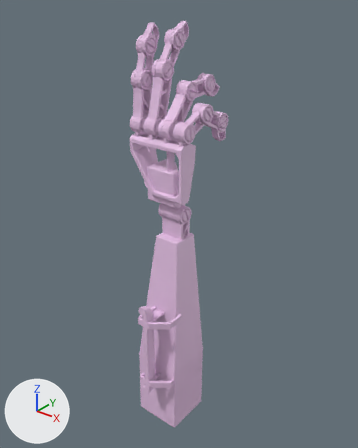
Renders of the FBX model TP Jam 2/Assets/Models/hands_Rig5.fbx from each side of a commit.
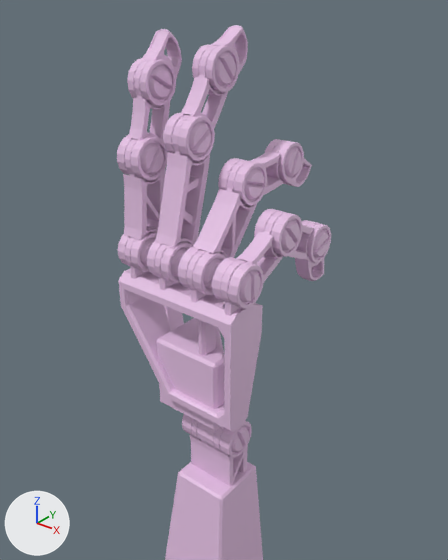
Old and new are each drawn whole from a 50 mm camera at (0.256, -0.306, 0.184) aimed at (-0.012, 0.028, -0.023) and again close up from a 50 mm camera at (0.134, -0.155, 0.172) aimed at (0.0, 0.013, 0.068). Arrows for +X, +Y and +Z are at lower left; the lights stay in place. Where no turn or scale is listed for an object, it has been applied to the vertices.

In view in the first close-up: 'ann1', 'ann2', 'ann3', 'bras', 'ind1', 'ind2', 'ind3', 'main', 'maj1', 'maj2', 'maj3', 'ori1', 'ori2', 'ori3'.
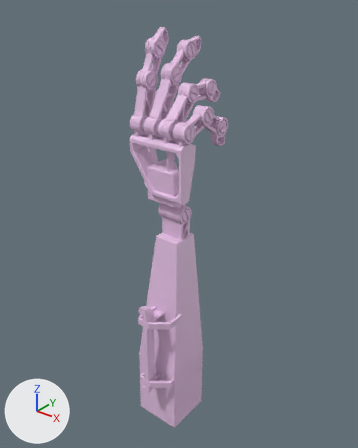
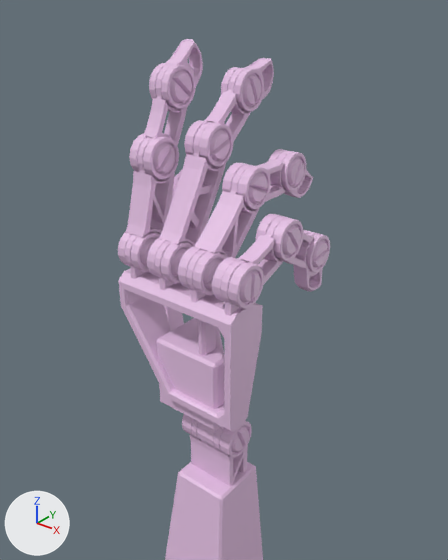
Commit message: Last of the day

Boxes [x1, y1, x2, y2] around the edits, measured in the close-ups (448 x 560 px):
```json
{"object": "maj3", "change": "moved, turned", "before": [147, 114, 210, 283], "after": [147, 122, 226, 283]}
{"object": "maj2", "change": "moved, turned", "before": [163, 45, 228, 161], "after": [184, 68, 251, 167]}
{"object": "ind2", "change": "moved, turned", "before": [117, 60, 170, 181], "after": [129, 64, 188, 179]}
{"object": "ann3", "change": "turned", "before": [178, 160, 257, 296], "after": [178, 165, 260, 296]}
{"object": "ind3", "change": "turned", "before": [118, 138, 165, 272], "after": [118, 136, 175, 272]}
{"object": "ind1", "change": "moved, turned", "before": [127, 29, 182, 106], "after": [149, 39, 203, 109]}
{"object": "maj1", "change": "moved, turned", "before": [192, 25, 248, 92], "after": [221, 58, 274, 111]}
{"object": "ori3", "change": "turned", "before": [212, 211, 287, 309], "after": [212, 216, 288, 309]}
{"object": "ann2", "change": "moved, turned", "before": [218, 140, 291, 206], "after": [222, 151, 292, 209]}
{"object": "ori2", "change": "moved, turned", "before": [254, 209, 320, 260], "after": [255, 214, 319, 268]}
{"object": "ori1", "change": "moved, turned", "before": [295, 220, 331, 281], "after": [293, 230, 330, 292]}
{"object": "ann1", "change": "moved, turned", "before": [265, 139, 312, 187], "after": [268, 149, 313, 198]}
```

The change, as JSON lines over the scene's bpy script:
```json
{"op": "set", "path": "ob_maj2.location", "old": "(-0.015, 0.0117, 0.1207)", "new": "(-0.015, 0.0228, 0.1162)"}
{"op": "set", "path": "ob_maj2.rotation_euler", "old": "(0.96, 0.0, 0.0)", "new": "(0.698, 0.0, 0.0)", "note": "degrees (55, 0, 0) -> degrees (40, 0, 0)"}
{"op": "set", "path": "ob_ann2.rotation_euler", "old": "(0.0873, 0.0, 0.0)", "new": "(0.0, 0.0, 0.0)", "note": "degrees (5, 0, 0) -> degrees (0, 0, 0)"}
{"op": "set", "path": "ob_ann2.location", "old": "(0.0007, 0.0232, 0.1043)", "new": "(0.0007, 0.0256, 0.1021)"}
{"op": "set", "path": "ob_ind2.location", "old": "(-0.0308, 0.0032, 0.1126)", "new": "(-0.0308, 0.0094, 0.1115)"}
{"op": "set", "path": "ob_ind2.rotation_euler", "old": "(1.309, 0.0, 0.0)", "new": "(1.134, 0.0, 0.0)", "note": "degrees (75, 0, 0) -> degrees (65, 0, 0)"}
{"op": "set", "path": "ob_ori2.location", "old": "(0.0164, 0.0244, 0.0877)", "new": "(0.0164, 0.0253, 0.0855)"}
{"op": "set", "path": "ob_ori2.rotation_euler", "old": "(-0.436, 0.0, 0.0)", "new": "(-0.524, 0.0, 0.0)", "note": "degrees (-25, 0, 0) -> degrees (-30, 0, 0)"}
{"op": "set", "path": "ob_ind3.rotation_euler", "old": "(1.484, 0.0, 0.0)", "new": "(1.309, 0.0, 0.0)", "note": "degrees (85, 0, 0) -> degrees (75, 0, 0)"}
{"op": "set", "path": "ob_maj1.location", "old": "(-0.015, 0.027, 0.1426)", "new": "(-0.015, 0.0433, 0.1333)"}
{"op": "set", "path": "ob_maj1.rotation_euler", "old": "(0.698, 0.0, 0.0)", "new": "(0.436, 0.0, 0.0)", "note": "degrees (40, 0, 0) -> degrees (25, 0, 0)"}
{"op": "set", "path": "ob_ann3.rotation_euler", "old": "(0.873, 0.0, 0.0)", "new": "(0.785, 0.0, 0.0)", "note": "degrees (50, 0, 0) -> degrees (45, 0, 0)"}
{"op": "set", "path": "ob_maj3.location", "old": "(-0.015, 0.0001, 0.0765)", "new": "(-0.015, 0.0002, 0.0765)"}
{"op": "set", "path": "ob_maj3.rotation_euler", "old": "(1.309, 0.0, 0.0)", "new": "(1.047, 0.0, 0.0)", "note": "degrees (75, 0, 0) -> degrees (60, 0, 0)"}
{"op": "set", "path": "ob_ann1.location", "old": "(0.0007, 0.0499, 0.1067)", "new": "(0.0007, 0.0523, 0.1022)"}
{"op": "set", "path": "ob_ann1.rotation_euler", "old": "(-0.436, 0.0, 0.0)", "new": "(-0.524, 0.0, 0.0)", "note": "degrees (-25, 0, 0) -> degrees (-30, 0, 0)"}
{"op": "set", "path": "ob_ind1.location", "old": "(-0.0308, 0.01, 0.1384)", "new": "(-0.0308, 0.0207, 0.1358)"}
{"op": "set", "path": "ob_ind1.rotation_euler", "old": "(1.047, 0.0, 0.0)", "new": "(0.873, 0.0, 0.0)", "note": "degrees (60, 0, 0) -> degrees (50, 0, 0)"}
{"op": "set", "path": "ob_ori3.rotation_euler", "old": "(0.436, 0.0, 0.0)", "new": "(0.349, 0.0, 0.0)", "note": "degrees (25, 0, 0) -> degrees (20, 0, 0)"}
{"op": "set", "path": "ob_ori1.location", "old": "(0.0164, 0.0487, 0.0764)", "new": "(0.0164, 0.0485, 0.0722)"}
{"op": "set", "path": "ob_ori1.rotation_euler", "old": "(-1.309, 0.0, 0.0)", "new": "(-1.396, 0.0, 0.0)", "note": "degrees (-75, 0, 0) -> degrees (-80, 0, 0)"}
```
